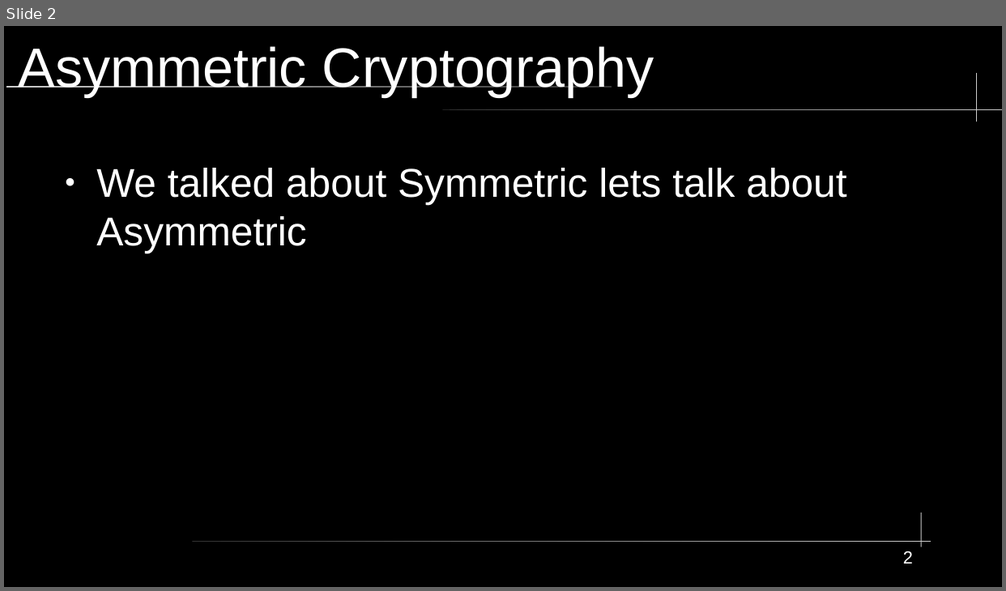
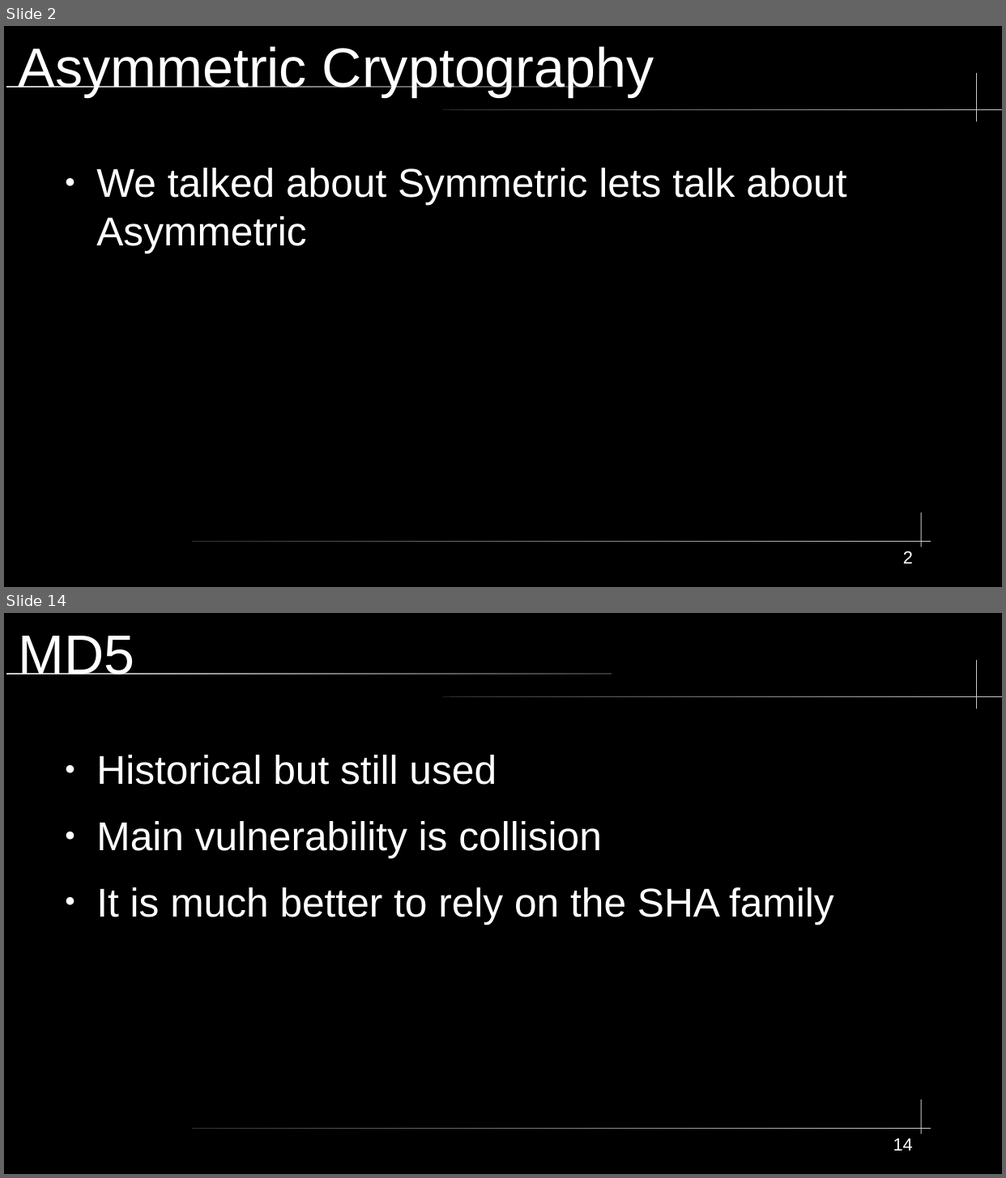
Before and after one commit to City-Colleges-of-Chicago-Cybersecurity/COMPSFI-214, a slide deck: 2026/Spring/powerpoints/Chapter-07-PKI-and-Cryptographic-Applications.odp. Shown one above the other, each under a label of ours: slide 2 before the commit, slides 2 and 14 after it; the slides between them are not shown. The pictures are 1006x591 and 1006x1178 pixels, drawn with LibreOffice and Linux fonts; fonts in the diff are those of the drawing. Boxes give left, top, right and bottom in pixels: in the first picture for what was removed or moved away, otherwise in the second. Text is boxed around its words. In the diff, an @@ line names an element or a change of style, - is before the commit and + after.

```diff
--- a/2026/Spring/powerpoints/Chapter-07-PKI-and-Cryptographic-Applications.odp
+++ b/2026/Spring/powerpoints/Chapter-07-PKI-and-Cryptographic-Applications.odp
@@ slide 14 added at [4,613,1002,1174], background #000000; not listed: 5 template elements that a slide beside it also shows @@
@@ title added at [19,636,135,675], 44 pt, text #FFFFFF @@
+MD5
@@ text added at [96,755,834,924], 32 pt, text #FFFFFF @@
+● Historical but still used
+● Main vulnerability is collision
+● It is much better to rely on the SHA family
@@ page number added at [893,1139,913,1151], 14 pt, text #FFFFFF @@
+14
```
Also in this commit, not shown: 1 slide changed, 24 other slides added, 8 other files.
